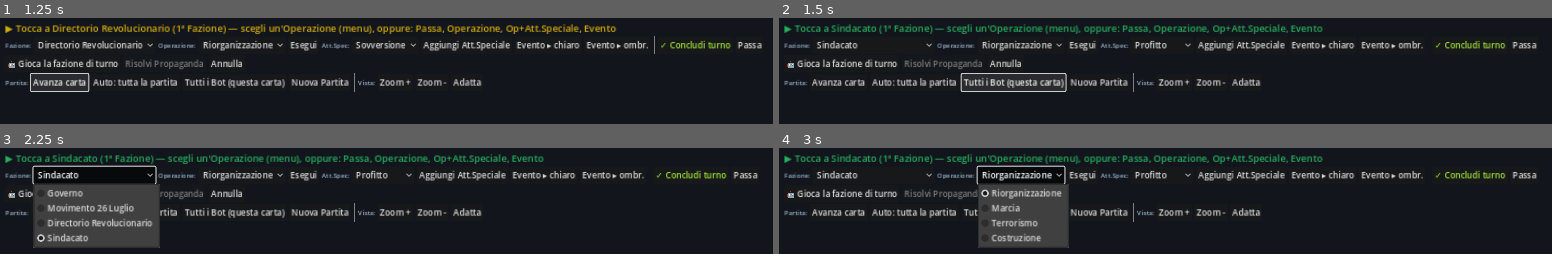
Above: before the commit, frames 1-4 (two rows, left to right).
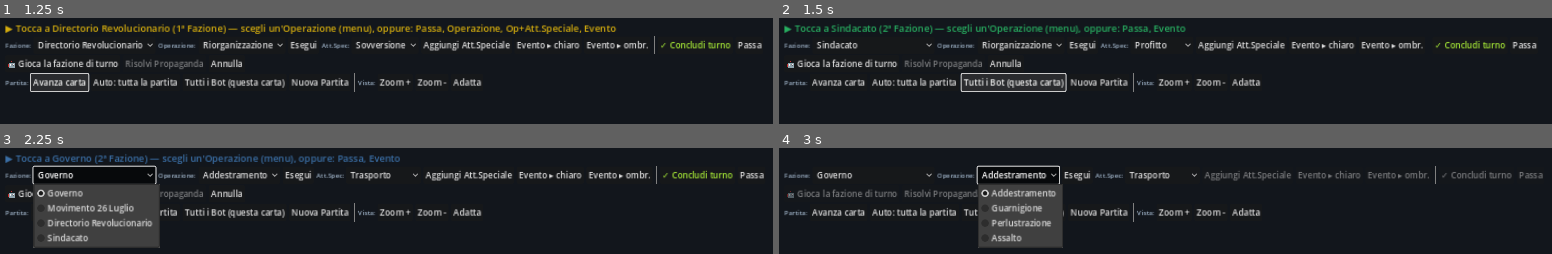
Above: after the commit, the same moments.

Repository: Tannoiser2/Cuba-Libre-GMT
Game: Godot game, scene res://scenes/Main.tscn
Same seed, same stepped clock (60 frames per second), same inputs: the game is played once before the commit and once after it.
Inputs (mouse positions are in pixels of both pictures, inside the frame that each line leads up to):
- Up to frame 1 (1.25 s): click "Avanza carta" at 0.5 s
- Up to frame 2 (1.5 s): click "Tutti i Bot (questa carta)" at 1.25 s
- Up to frame 3 (2.25 s): click "Sindacato" at 2 s
- Up to frame 4 (3 s): click (1018, 175) at 2.75 s, where only the run before the commit has a clickable "Riorganizzazione"

Frame 1 is identical in both runs. In frame 2, 0.9% of the frame differs, in the area x 13-71%, y 5-16%; in frame 3, 6.7%; in frame 4, 8.3%, in the area x 0-99%, y 5-95%.

Commit message:
Pacing bot: mosse una alla volta con pausa (per vederle col flash)
- GameController.run_card_paced / run_full_game_paced: risoluzione asincrona con pausa
  tra le mosse (await timer) ed emit state_changed per mostrare ogni mossa
- 'Tutti i Bot' e 'Auto: tutta la partita' ora usano le versioni a ritmo
- run_full_game (istantanea) resta per i test/simulazioni
- 222 test verdi

Diff:
--- a/godot/scenes/GameController.gd
+++ b/godot/scenes/GameController.gd
@@ -268,6 +268,52 @@
 	auto_resolve_current()
 	if not game_over:
 		draw_next()
+
+
+var _busy := false
+
+
+## Risolve la carta corrente con i bot facendo una PAUSA tra le mosse (per vederle una alla
+## volta, con il flash), poi pesca la carta successiva.
+func run_card_paced(delay: float = 0.7) -> void:
+	if _busy or game_over or state.current_card == -1:
+		return
+	_busy = true
+	if state.current_card == 0:
+		resolve_propaganda()
+		if not game_over:
+			draw_next()
+		_busy = false
+		return
+	if seq == null:
+		_start_card_sequence()
+	var guard := 0
+	while seq != null and not seq.is_done() and guard < 8:
+		guard += 1
+		_bot_take_pending()
+		emit_signal("state_changed")
+		await get_tree().create_timer(delay).timeout
+	if seq != null:
+		seq.finish()
+	state.recompute_all_control()
+	module._refresh_victory_tracks(state)
+	emit_signal("state_changed")
+	if not game_over:
+		draw_next()
+	_busy = false
+
+
+## Gioca l'intera partita con i bot, a ritmo (pausa tra le mosse e tra le carte).
+func run_full_game_paced(delay: float = 0.5) -> void:
+	if _busy:
+		return
+	if state.current_card == -1:
+		draw_next()
+	var steps := 0
+	while not game_over and state.current_card != -1 and steps < 200:
+		await run_card_paced(delay)
+		await get_tree().create_timer(delay * 0.5).timeout
+		steps += 1
 
 
 func current_card_text() -> String:
--- a/godot/scenes/Main.gd
+++ b/godot/scenes/Main.gd
@@ -238,7 +238,7 @@
 
 	row2.add_child(_mk_label("Partita:"))
 	row2.add_child(_mk_btn("Avanza carta", func(): GameController.step_card()))
-	row2.add_child(_mk_btn("Auto: tutta la partita", func(): GameController.run_full_game()))
+	row2.add_child(_mk_btn("Auto: tutta la partita", func(): GameController.run_full_game_paced()))
 	row2.add_child(_mk_btn("Tutti i Bot (questa carta)", _on_all_bots))
 	row2.add_child(_mk_btn("Nuova Partita", func(): GameController.new_game()))
 	row2.add_child(VSeparator.new())
@@ -610,8 +610,8 @@
 
 
 func _on_all_bots() -> void:
-	# Risolve la carta corrente con i bot secondo la Sequenza di Gioco, poi pesca la prossima.
-	GameController.step_card()
+	# Risolve la carta corrente con i bot, una mossa alla volta (con pausa/flash).
+	GameController.run_card_paced()
 
 
 func _on_cancel() -> void:
